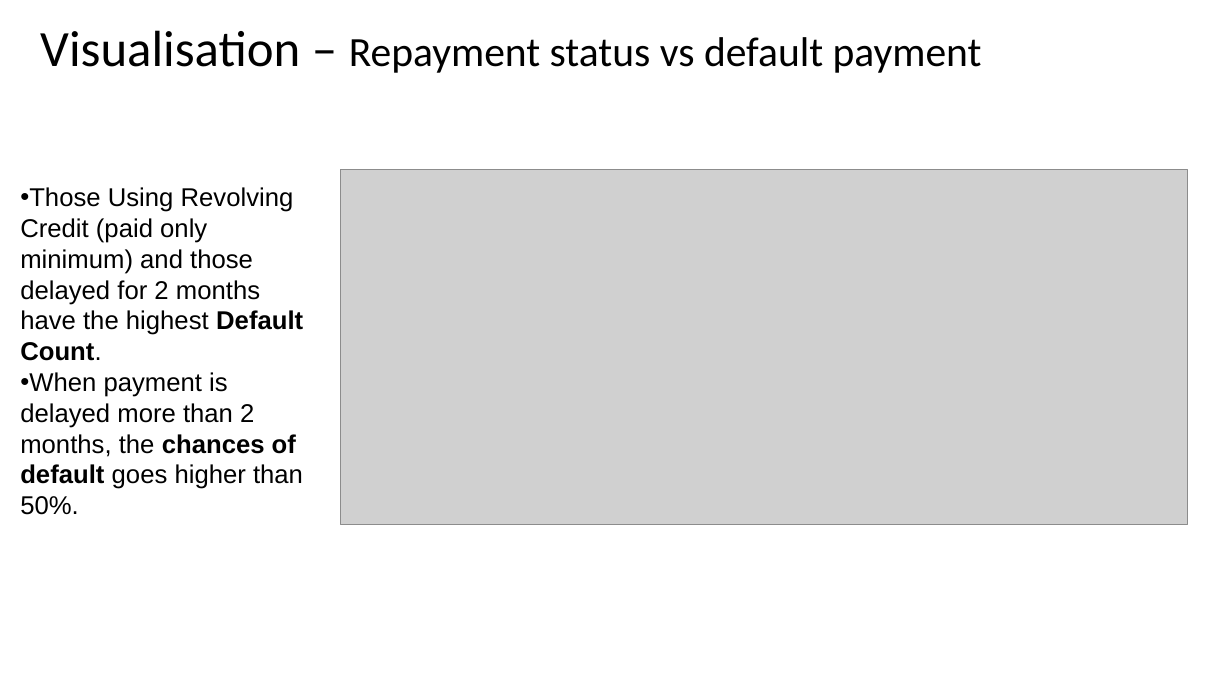
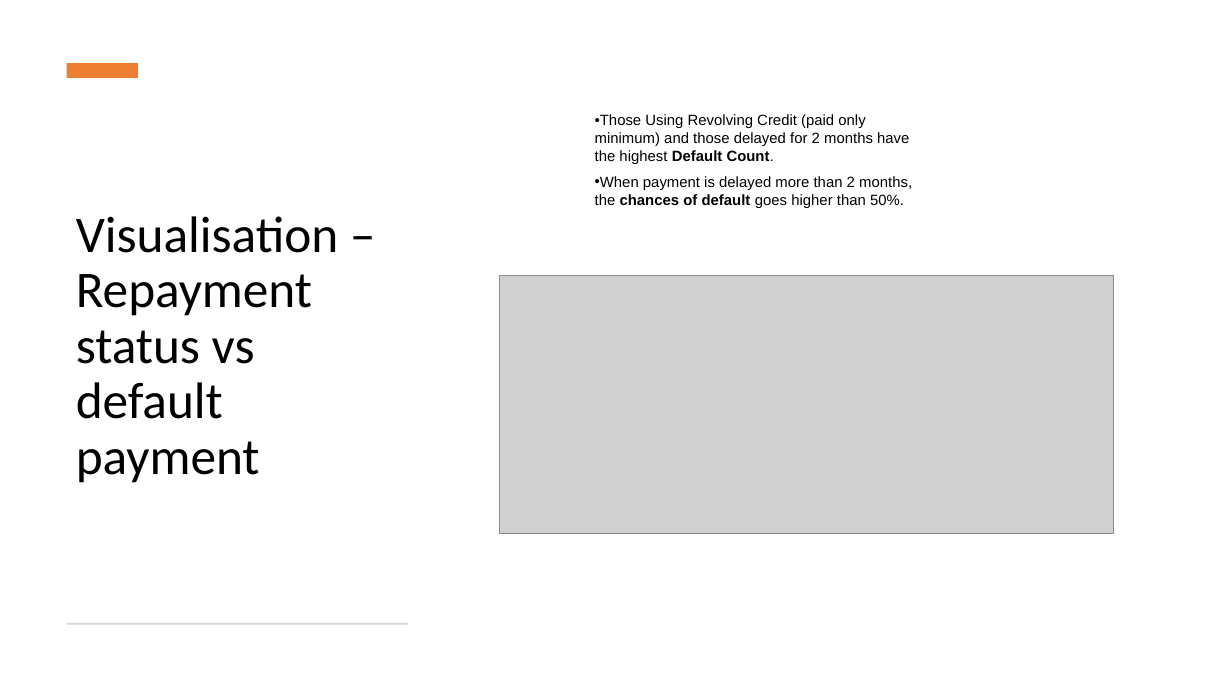
Before and after one commit to pragyanandan/mini-Project-2-ML, a slide deck: slide 7 of Mini-Project.pptx. Drawn at 1232x693 pixels with LibreOffice and Linux fonts; fonts in the diff are those of the drawing; grey boxes stand for pictures. Boxes give left, top, right and bottom in pixels: in the first picture for what was removed or moved away, otherwise in the second. Text is boxed around its words. In the diff, an @@ line names an element or a change of style, - is before the commit and + after.

```diff
--- a/Mini-Project.pptx
+++ b/Mini-Project.pptx
@@ rectangle added at [67,63,138,78], fill #ED7D31 @@
@@ title "Visualisation – Repayment status vs ...": place and size @@
-title "Visualisation – Repayment status vs ..." at [40,30,982,73]
+title "Visualisation – Repayment status vs ..." at [76,216,338,483]
@@ title "Visualisation – Repayment status vs ..." at [76,216,338,483]: size 39.6 to 40 pt in "Visualisation –"; size 32.4 to 40 pt in "Repayment status vs default payment" @@
@@ text "Those Using Revolving Credit (paid ...": place and size @@
-text "Those Using Revolving Credit (paid ..." at [20,187,303,515]
+text "Those Using Revolving Credit (paid ..." at [595,114,912,208]
@@ text "Those Using Revolving Credit (paid ..." at [595,114,912,208]: size 20 to 11.6 pt; more space between paragraphs @@
@@ picture: place and size @@
-picture at [340,170,1188,525]
+picture at [500,276,1115,533]
@@ rectangle added at [67,623,409,625], fill #D5D5D5 @@
```
Also in this commit, not shown: 12 other slides changed, 11 slides added, 1 slide removed, 2 other files.
